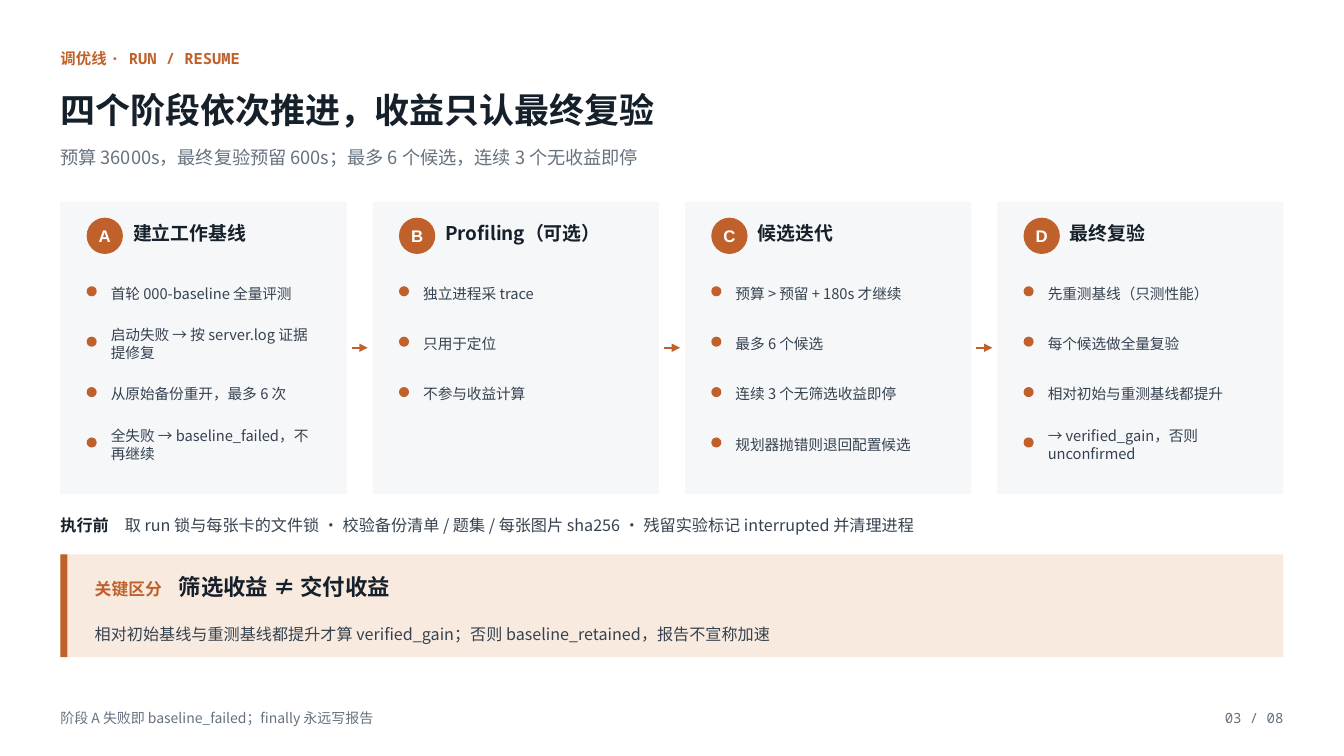
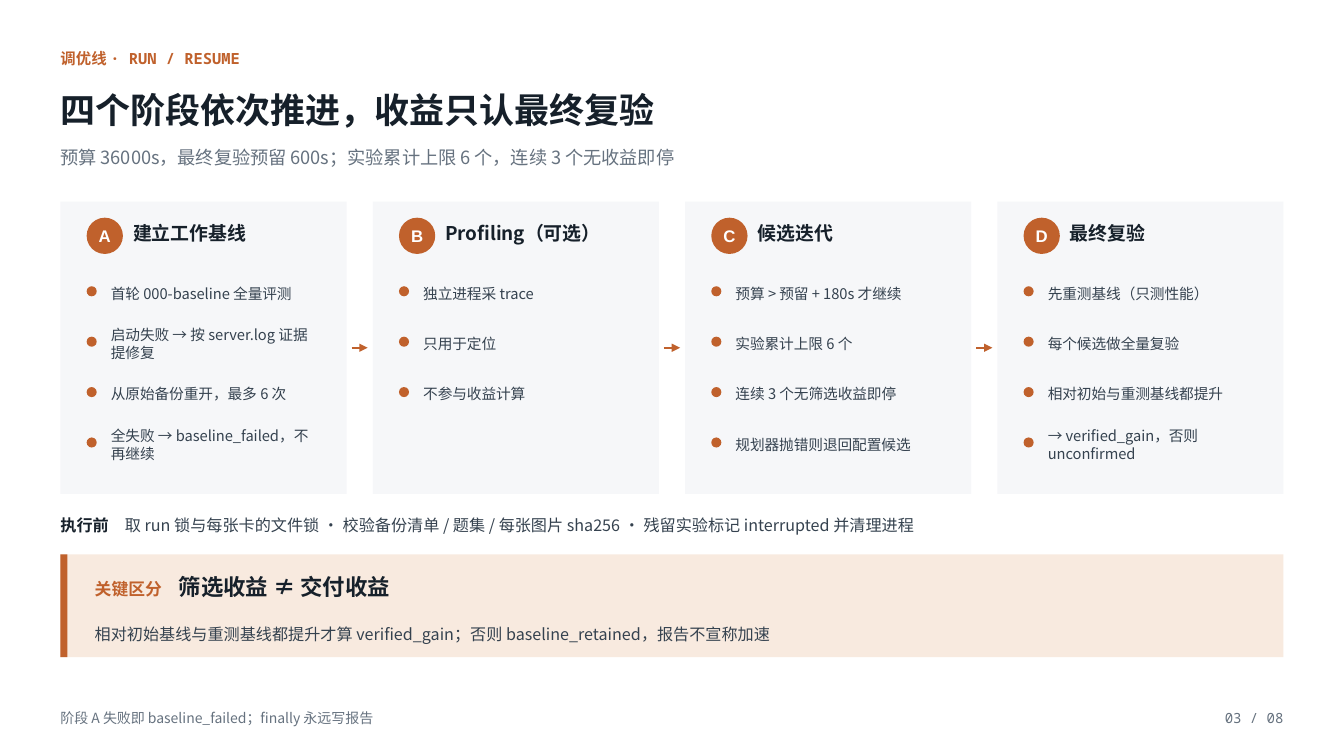
Before and after one commit to learning-sketch/sglang-maestro, a slide deck: slide 3 of slides/m100_model_agent.pptx. Drawn at 1344x756 pixels with LibreOffice and Linux fonts; fonts in the diff are those of the drawing. Boxes give left, top, right and bottom in pixels: in the first picture for what was removed or moved away, otherwise in the second. Text is boxed around its words. In the diff, an @@ line names an element or a change of style, - is before the commit and + after.

```diff
--- a/slides/m100_model_agent.pptx
+++ b/slides/m100_model_agent.pptx
@@ text at [60,148,674,167]: text changed @@
-预算 36000s，最终复验预留 600s；最多 6 个候选，连续 3 个无收益即停
+预算 36000s，最终复验预留 600s；实验累计上限 6 个，连续 3 个无收益即停
@@ text at [735,336,853,350]: text changed @@
-最多 6 个候选
+实验累计上限 6 个
```
Also in this commit, not shown: 2 other slides changed, 1 other file.
